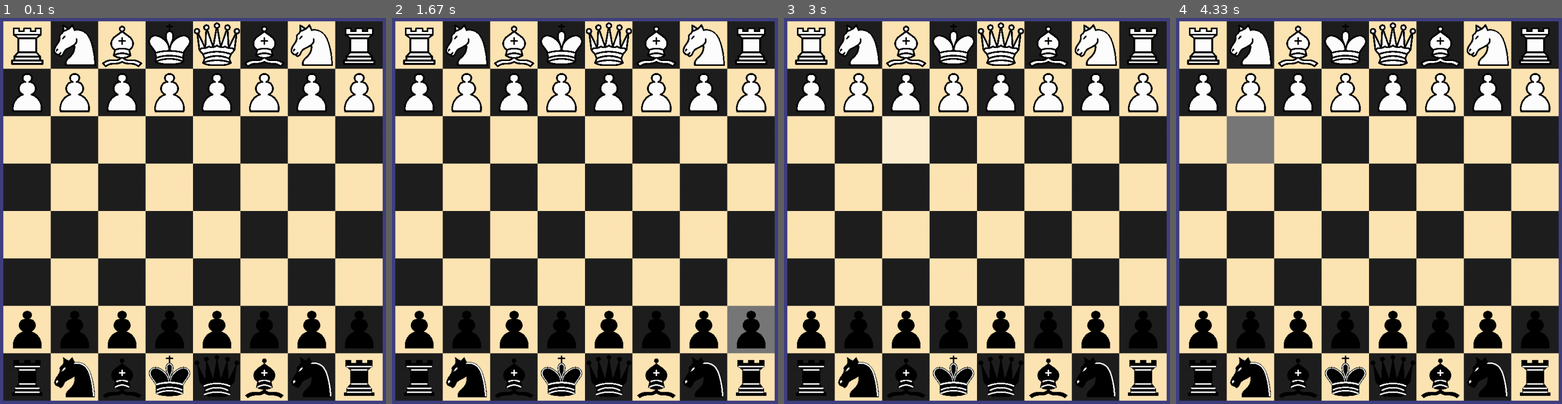
Above: before the commit, frames 1-4 (left to right).
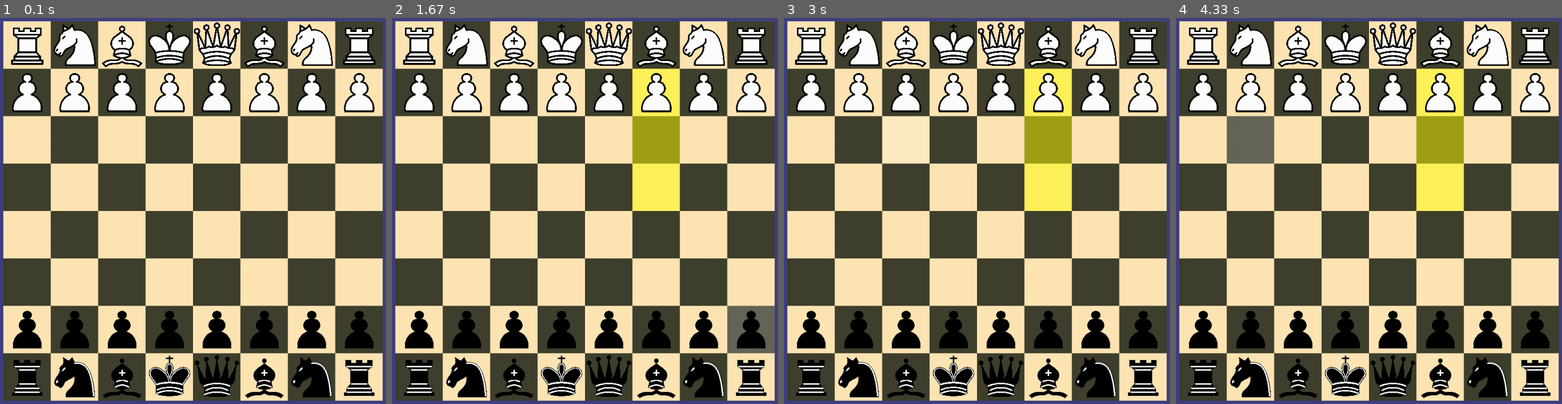
Above: after the commit, the same moments.

Repository: JacobHutch/Sketches
Game: pygame game, started from 2021-02-24-Chess/Main.py
Same seed, same stepped clock (60 frames per second), same inputs: the game is played once before the commit and once after it.
Inputs (mouse positions are in pixels of both pictures, inside the frame that each line leads up to):
- Up to frame 1 (0.1 s): no input
- Up to frame 2 (1.67 s): click (585, 211) at 0.38 s; click (469, 214) at 0.72 s; click (654, 75) at 1.05 s; click (762, 346) at 1.38 s
- Up to frame 3 (3 s): click (988, 79) at 1.72 s; click (953, 311) at 2.05 s; click (961, 145) at 2.38 s; click (907, 129) at 2.72 s
- Up to frame 4 (4.33 s): click (1496, 176) at 3.05 s; click (1519, 199) at 3.38 s; click (1469, 141) at 3.72 s; click (1230, 137) at 4.05 s

The runs differ from the first frame. In frame 1, 39% of the frame differs, in the area x 0-100%, y 0-100%; in frame 2, 42%; in frame 3, 42%; in frame 4, 42%.

Commit message:
Changed chess colors system, set up movement system

Diff:
--- a/2021-02-24-Chess/Main.py
+++ b/2021-02-24-Chess/Main.py
@@ -8,18 +8,12 @@
         self.clock = pygame.time.Clock()
         self.tick = tick
 
-        self.colorModifier = ""
-        self.colors = {}
-        self.colors["bgColor"] = (64,64,128)
-        self.colors["white"] = (255,230,180)
-        self.colors["black"] = (32,32,32)
-        self.colors["h-mouse"] = (255,255,255,0.4)
-        self.colors["h-move"] = (255,255,0,0.5)
-        self.colors["h-attack"] = (255,0,0,0.75)
         self.compositeColors()
 
         self.lastX = 0
         self.lastY = 0
+
+        self.playerCol = "w"
 
         self.board = Board()
 
@@ -31,26 +25,65 @@
         self.mainloop()
 
 
+    # The color system might be kinda confusing, so it could be changed later.
+    # colorPalette defines the base colors for the program; bgColor, white, and
+    # black are self explanatory, highlight is the color of a square when the
+    # mouse moves over it, and the rest (marked with "m-") are modifiers.
+    #
+    # compositeColors() creates the true color palette for the program, with
+    # colors holding 2 * 2 * m, with m being the number of modifiers. See
+    # parseColor() for details about referencing each color.
+    def compositeColors(self):
+        self.colorPalette = {}
+        self.colorPalette["bgColor"] = (64,64,128)
+        self.colorPalette["white"] = (255,230,180)
+        self.colorPalette["black"] = (64,64,46)
+        self.colorPalette["highlight"] = (255,255,255,0.2)
+        self.colorPalette["m-none"] = (0,0,0,0.0)
+        self.colorPalette["m-move"] = (255,255,0,0.5)
+        self.colorPalette["m-attack"] = (255,0,0,0.75)
+        self.colorPalette["m-special"] = (0,64,255,0.75)
 
-    def compositeColors(self):
-        wr,wg,wb = self.colors["white"]
-        br,bg,bb = self.colors["black"]
-        newColors = []
-        for c in self.colors:
-            if c[0:2] == "h-":
-                r,g,b,a = self.colors[c]
+        self.colors = []
+
+        wr,wg,wb = self.colorPalette["white"]
+        br,bg,bb = self.colorPalette["black"]
+        hr,hg,hb,ha = self.colorPalette["highlight"]
+        for c in self.colorPalette:
+            if c[:2] == "m-":
+                r,g,b,a = self.colorPalette[c]
                 r = round((wr * (1 - a)) + (r * a))
                 g = round((wg * (1 - a)) + (g * a))
                 b = round((wb * (1 - a)) + (b * a))
-                newColors.append(["white"+c[2:], (r,g,b)])
+                self.colors.append((r,g,b))
 
-                r,g,b,a = self.colors[c]
+                r = round((r * (1 - ha)) + (hr * ha))
+                g = round((g * (1 - ha)) + (hg * ha))
+                b = round((b * (1 - ha)) + (hb * ha))
+                self.colors.append((r,g,b))
+
+                r,g,b,a = self.colorPalette[c]
                 r = round((br * (1 - a)) + (r * a))
                 g = round((bg * (1 - a)) + (g * a))
                 b = round((bb * (1 - a)) + (b * a))
-                newColors.append(["black"+c[2:], (r,g,b)])
-        for c in newColors:
-            self.colors[c[0]] = c[1]
+                self.colors.append((r,g,b))
+
+                r = round((r * (1 - ha)) + (hr * ha))
+                g = round((g * (1 - ha)) + (hg * ha))
+                b = round((b * (1 - ha)) + (hb * ha))
+                self.colors.append((r,g,b))
+        for i,j in enumerate(self.colors):
+            print(i,j)
+
+
+    # In board, colors are stored as a list, shown here with ranges:
+    # [0:1, 0:1, 0:(m-1)] where m stands for the number of color modifiers.
+    # list[0] stands for whether or not the square is highlighted, list[1]
+    # means white or black, and list[2] is which modifier is active.
+    # combining these bitwise as shown below will create an index for the
+    # correct color combination of the 3 values.
+    def parseColor(self,colorData):
+        return self.colors[(colorData[2] << 2) | (colorData[1] << 1) | colorData[0]]
 
 
 
@@ -64,12 +97,12 @@
 
 
     def display(self):
-        self.window.fill(self.colors["bgColor"])
+        self.window.fill(self.colorPalette["bgColor"])
         for x in range(8):
             for y in range(8):
                 rect = ((x * self.squareSize) + self.xOffset, (y * self.squareSize) + self.yOffset,
                     self.squareSize, self.squareSize)
-                pygame.draw.rect(self.window,self.colors[self.board.colors[x][y]],rect)
+                pygame.draw.rect(self.window,self.parseColor(self.board.colors[x][y]),rect)
         self.images.blit(self.board.blit())
 
 
@@ -90,7 +123,9 @@
 
                 if event.type == pygame.MOUSEBUTTONDOWN:
                     x,y = event.pos
-                    print((x - self.xOffset) // self.squareSize, (y - self.yOffset) // self.squareSize)
+                    x,y = (x - self.xOffset) // self.squareSize, (y - self.yOffset) // self.squareSize
+                    if (x >= 0) and (x <= 7) and (y >= 0) and (y <= 7):
+                        self.board.selectSquare([x,y])#,self.playerCol)
 
                 if event.type == pygame.VIDEORESIZE:
                     self.resize(self.window.get_size())
@@ -102,12 +137,13 @@
             x = (x - self.xOffset) // self.squareSize
             y = (y - self.yOffset) // self.squareSize
             if (x >= 0) and (x <= 7) and (y >= 0) and (y <= 7):
-                self.board.colors[self.lastX][self.lastY] = self.board.colors[self.lastX][self.lastY][0:5]
-                self.board.colors[x][y] += "mouse"
-                self.lastX = x
-                self.lastY = y
+                self.board.colors[self.lastX][self.lastY][0] = 0
+                if self.board.colors[x][y][0] == 0:
+                    self.board.colors[x][y][0] = 1
+                    self.lastX = x
+                    self.lastY = y
             else:
-                self.board.colors[self.lastX][self.lastY] = self.board.colors[self.lastX][self.lastY][0:5]
+                self.board.colors[self.lastX][self.lastY][0] = 0
 
             self.display()
             pygame.display.flip()
--- a/2021-02-24-Chess/Pieces.py
+++ b/2021-02-24-Chess/Pieces.py
@@ -2,14 +2,147 @@
     def __init__(self,grid,id):
         self.grid = grid
         self.id = id
-        self.type = id[:-1]
+        self.color = id[0]
+        if self.color == "w":
+            self.forward = 1
+        else:
+            self.forward = -1
+        self.type = id[1]
+        self.numMoves = 0
+        self.moves = []
+        self.attacks = []
+        self.dangers = []
+
+
 
     def __str__(self):
-        return self.id
-
+        return "Piece " + self.id
+
+
+
+    def initPos(self):
+        for i,a in enumerate(self.grid):
+            for j,b in enumerate(a):
+                if self.grid[i][j] == self:
+                    self.pos = [i,j]
+                    break
+        self.findMoves()
+        self.communicateDangers()
+
+
+
+    # Left to implement:
+    # Pawn: collision checking, attack, en passant, promotion
+    # Rook: castle
+    # Bishop: Movement/attack
+    # Knight: Movement/attack
+    # Queen: Movement/attack
+    # King: Movement/attack, check, castle
+    def findMoves(self):
+        self.moves = []
+        self.attacks = []
+        self.dangers = []
+        x,y = self.pos
+        if self.type == "p":
+            #movement
+            if self.grid[x][y + self.forward] == None:
+                self.moves.append([x, y + self.forward])
+                if (self.grid[x][y + (2 * self.forward)] == None) and self.numMoves == 0:
+                    self.moves.append([x, y + (2 * self.forward)])
+
+        elif self.type == "r":
+            for i in range(x+1,8):
+                if self.grid[i][y] == None:
+                    self.moves.append([i,y])
+                else:
+                    self.findAttack([i,y])
+                    break
+
+            for i in range(x-1,-1,-1):
+                if self.grid[i][y] == None:
+                    self.moves.append([i,y])
+                else:
+                    self.findAttack([i,y])
+                    break
+
+            for i in range(y+1,8):
+                if self.grid[x][i] == None:
+                    self.moves.append([x,i])
+                else:
+                    self.findAttack([x,i])
+                    break
+
+            for i in range(y-1,-1,-1):
+                if self.grid[x][i] == None:
+                    self.moves.append([x,i])
+                else:
+                    self.findAttack([x,i])
+                    break
+
+        elif self.type == "h":
+            pass
+
+        elif self.type == "b":
+            pass
+
+        elif self.type == "q":
+            pass
+
+        elif self.type == "k":
+            pass
+
+        self.communicateDangers()
+
+
+    def findAttack(self,pos):
+        x,y = pos
+        if self.grid[x][y].color != self.color:
+            self.attacks.append(pos)
+            self.moves.append(pos)
+
+
+
+    # It's much faster (and more chivalrous) for each piece to tell others that
+    # it's attacking them, rather than have every piece look for attackers.
+    def communicateDangers(self):
+        for a in self.attacks:
+            x,y = a
+            self.grid[x][y].dangers.append(self.pos)
+
+
+
+    def move(self,newpos):
+        x,y = newpos
+        self.grid[self.pos[0]][self.pos[1]] = None
+        if self.grid[x][y]:
+            self.attack(newpos)
+        self.grid[x][y] = self
+        self.pos = newpos
+        self.numMoves += 1
+
+
+
+    def attack(self,pos):
+        x,y = pos
+        if self.grid[x][y].color == "w":
+            self.grid[8][0].append(self.grid[x][y])
+        else:
+            self.grid[8][1].append(self.grid[x][y])
+
+
+
+
+
+# Piece ids: string of 3 chars, "ct#"
+# c is color, either 'w' or 'b'
+# t is type, 'p' = pawn, 'r' = rook, 'h' = knight (horse), 'b' = bishop,
+#   'q' = queen, 'k' = king
+# # is the unique number for each piece, so while there will only be one king
+#   per side, "wk1" and "bk1", there will be 8 pawns, "wp1"-"wp8"
 class Board:
     def __init__(self):
-        self.colors = [[("white" if (x + y) % 2 == 0 else "black") for y in range(8)] for x in range(8)]
+        self.selected = None
+        self.colors = [[([0,0,0] if (x + y) % 2 == 0 else [0,1,0]) for y in range(8)] for x in range(8)]
         self.grid = [[None for y in range(8)] for x in range(8)]
 
         for i in range(8):
@@ -31,11 +164,58 @@
 
         #Captured pieces, white then black
         self.grid.append([[],[]])
-
-
-
-    def movePiece(self):
-        pass
+        for x in self.grid:
+            for y in x:
+                if y:
+                    y.initPos()
+
+
+
+    def selectSquare(self,pos):#,playerCol):
+        x,y = pos
+        if self.selected == None:
+            if self.grid[x][y]:
+                if self.grid[x][y].color:# == playerCol:
+                    self.selected = self.grid[x][y]
+                    x,y = self.selected.pos
+                    self.colors[x][y][2] = 1
+                    for m in self.selected.moves:
+                        x,y = m
+                        if m in self.selected.attacks:
+                            self.colors[x][y][2] = 2
+                        else:
+                            self.colors[x][y][2] = 1
+                    print("ding")
+
+        else:
+            if self.selected == self.grid[x][y]:
+                x,y = self.selected.pos
+                self.colors[x][y][2] = 0
+                for m in self.selected.moves:
+                    x,y = m
+                    self.colors[x][y][2] = 0
+                self.selected = None
+                print("dong")
+            elif pos in self.selected.moves:
+                x,y = self.selected.pos
+                self.colors[x][y][2] = 0
+                for m in self.selected.moves:
+                    x,y = m
+                    self.colors[x][y][2] = 0
+                self.selected.move(pos)
+                self.updateMoves()
+                self.selected = None
+                print("bong")
+            else:
+                print("invalid")
+
+
+
+    def updateMoves(self):
+        for x in range(8):
+            for y in range(8):
+                if self.grid[x][y]:
+                    self.grid[x][y].findMoves()
 
 
 
@@ -44,5 +224,5 @@
         for x in range(8):
             for y in range(8):
                 if self.grid[x][y]:
-                    ret.append([self.grid[x][y].type,x,y])
+                    ret.append([self.grid[x][y].id[:-1],x,y])
         return ret
